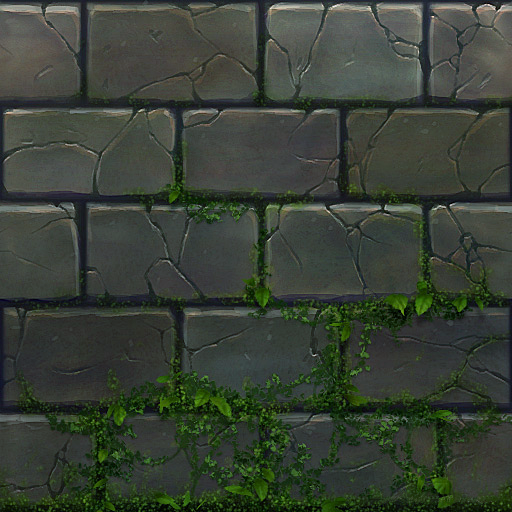
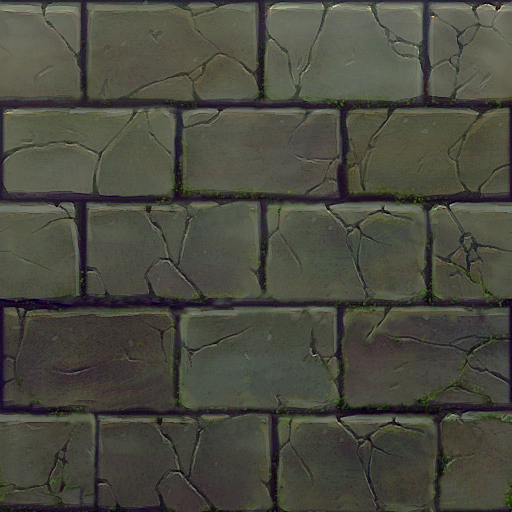
Layer changes from the first 512×512 image to the second:
showed "Messner_OvergrownWall" (1st of 2) over [0, 0, 512, 512]
hid "Messner_OvergrownWall" (2nd of 2) over [0, 0, 512, 512]
